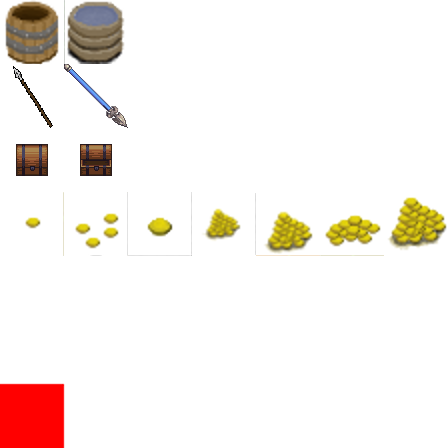
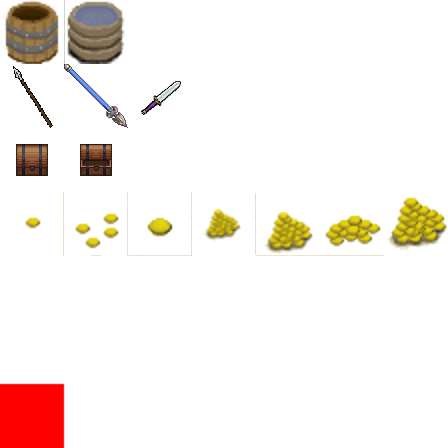
The second w=448, h=448 image is a revision of the first. Changes to its layers:
painted on "Pasted Layer" over [141, 81, 181, 115]
